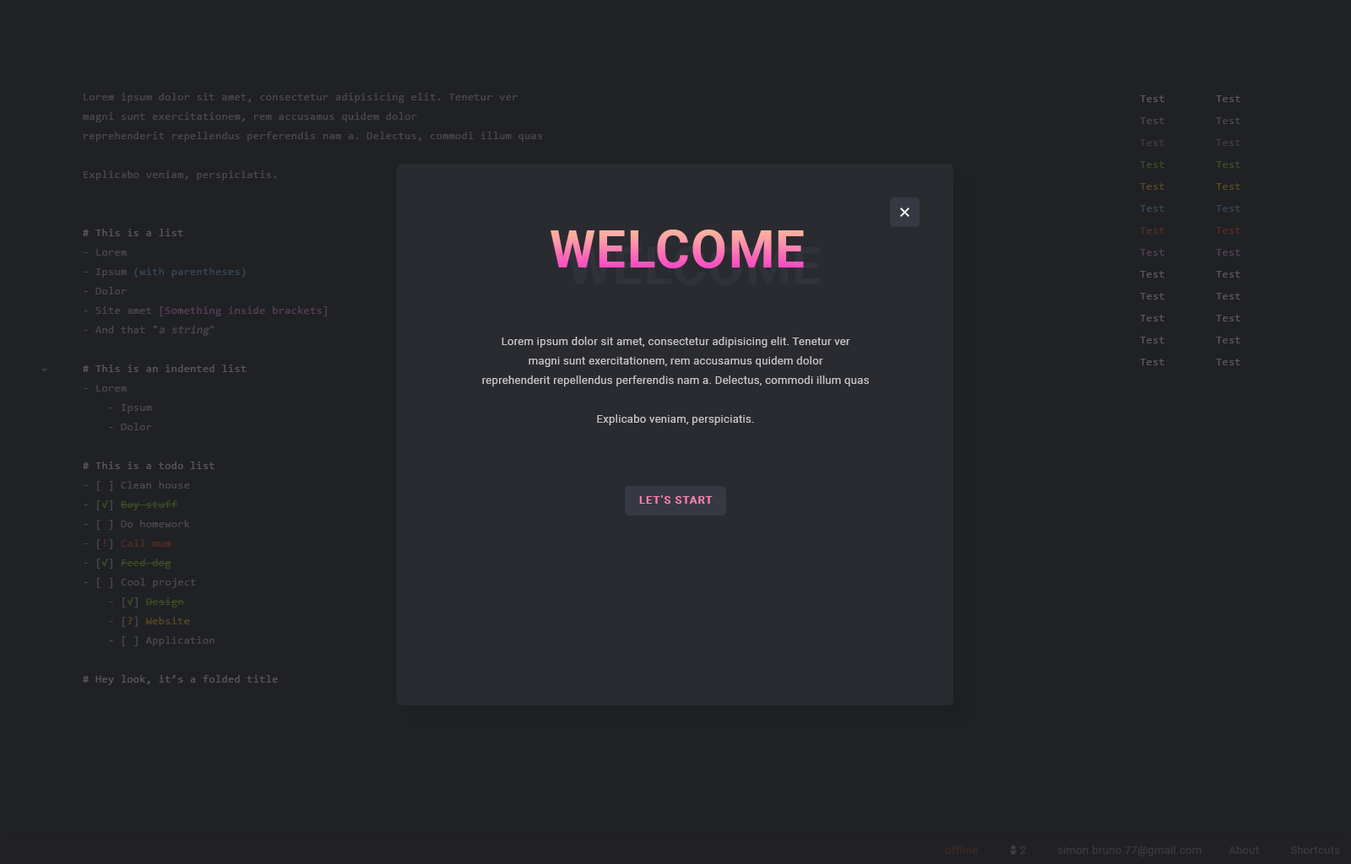
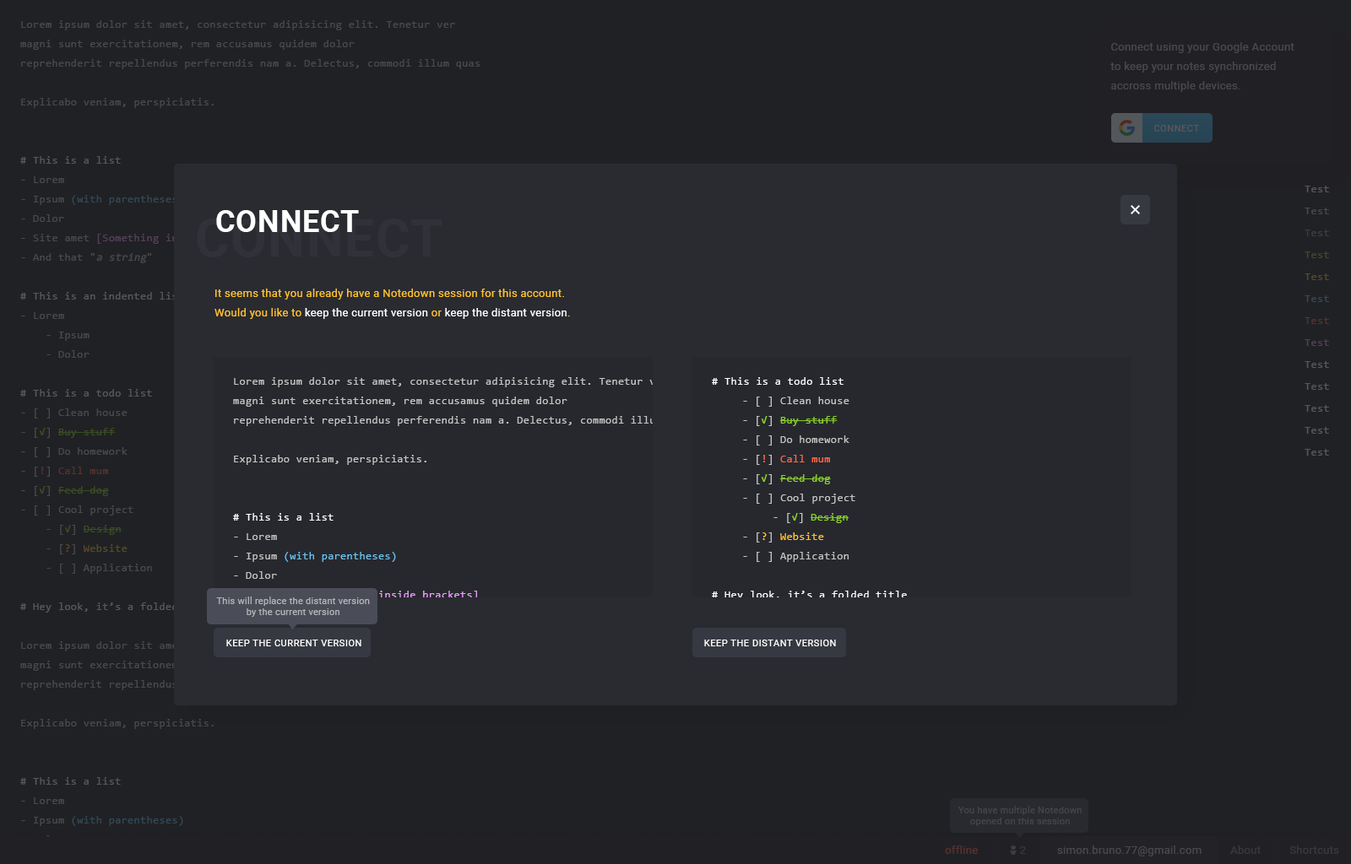
Revision of a layered 1351 x 864 image; what changed, layer by layer:
added group "conflict" with 30 layers in group "popin" over [173, 163, 1177, 706]
moved "title" (1st of 4, in "popin" › "conflict") into group "conflict" over [196, 210, 821, 286]
added group "body" (1st of 6, in "popin" › "conflict") with 21 layers in group "conflict" over [206, 288, 1132, 658]
added group "right" with 9 layers in group "body" over [682, 357, 1132, 658]
added group "code" (1st of 2, in "popin" › "conflict" › "body" › "right") with 2 layers in group "right" over [692, 357, 1132, 598]
added layer "Rectangle 6" (1st of 2, in "popin" › "conflict" › "body" › "right" › "code") in group "code" over [692, 357, 1132, 598]
added group "left" with 9 layers in group "body" over [206, 357, 653, 658]
added group "code" (2nd of 2, in "popin" › "conflict" › "body" › "left") with 2 layers in group "left" over [213, 357, 653, 598]
added layer "Lorem ipsum dolor sit amet, consectetur adipisicing elit. Tenet copy" in group "code" over [233, 377, 653, 598]
added layer "Rectangle 6" (2nd of 2, in "popin" › "conflict" › "body" › "left" › "code") in group "code" over [213, 357, 653, 598]
added layer "Rectangle arrondi 2 copie copy 3" (1st of 2, in "popin" › "conflict") in group "conflict" over [173, 163, 1177, 706]
hid group "welcome" (33 layers) over [396, 163, 954, 638]
renamed "Lorem ipsum dolor sit amet, consectetur adipisicing elit. Tenet" to "Welcome to Notedown. Here you can put your notes like todo lis", painted on it over [482, 336, 870, 484]
moved "Rectangle arrondi 2 copie" (1st of 2, in "popin" › "welcome") into group "welcome", painted on it over [396, 163, 954, 706]
moved "Calque 1" into group "popin" over [20, 20, 1340, 857]
painted on "Lorem ipsum dolor sit amet, consectetur adipisicing elit. Tenet" (3rd of 3, in "Text") over [20, 20, 543, 837]
…and 47 more changes (31 added, 5 moved_by, 2 opacity, 6 painted, 3 removed, 1 renamed, 2 stack)
